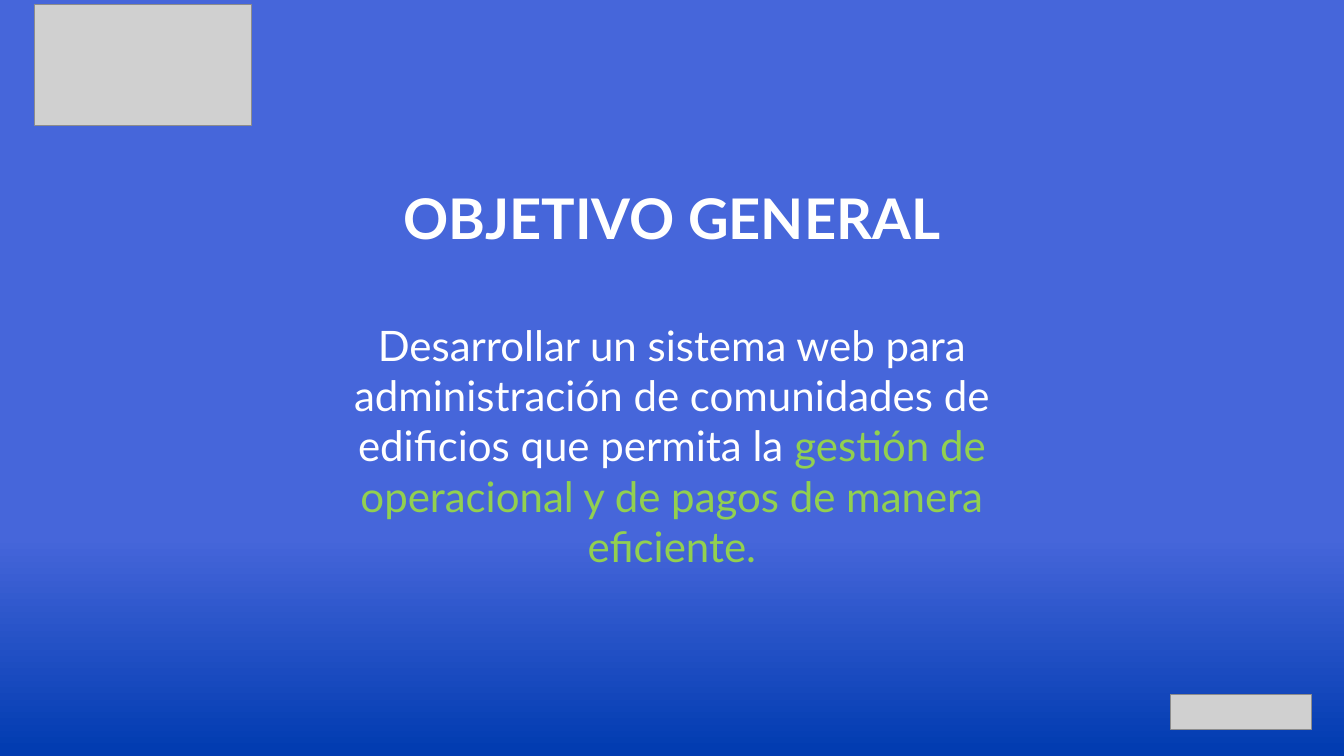
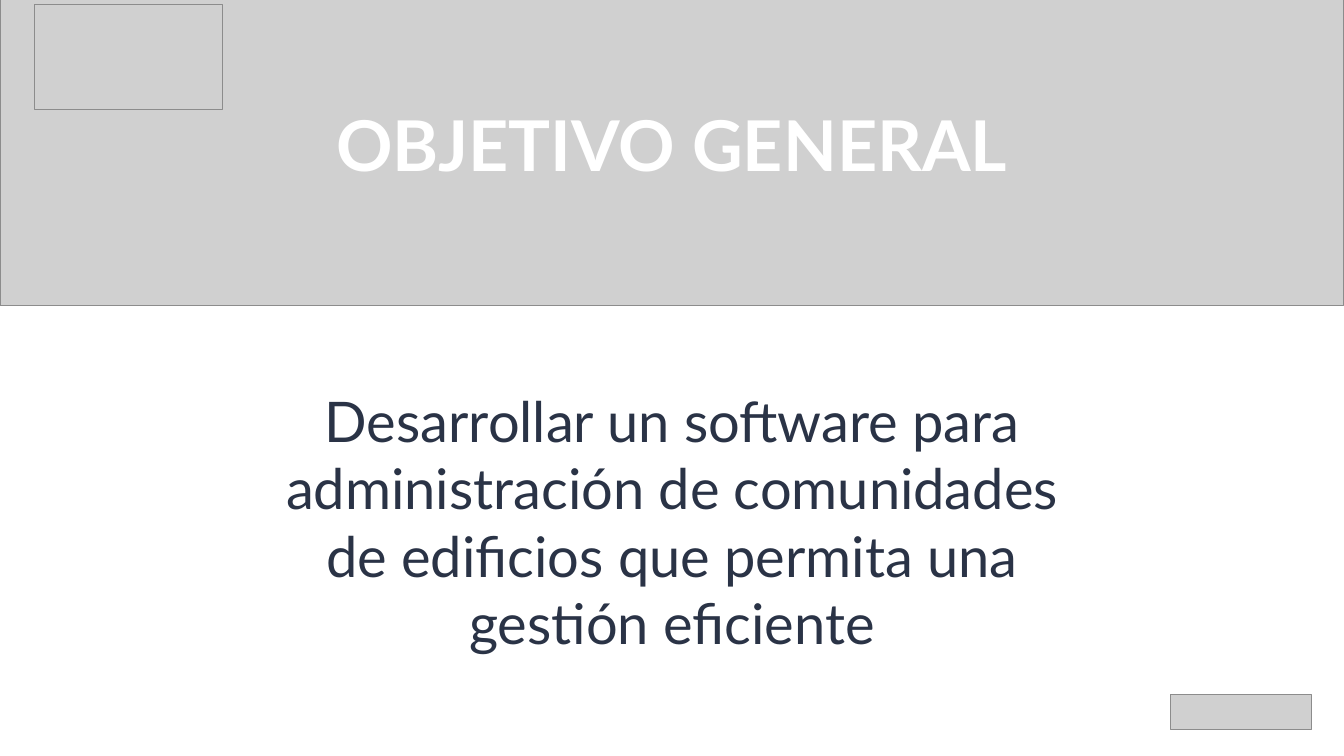
Before and after one commit to jorsandoval/IntDUC24, a slide deck: slide 6 of Fase 3/Evidencias Grupales/Presentacion Final Intelificio.pptx (slide 5 before the commit). Drawn at 1344x756 pixels with LibreOffice and Linux fonts; fonts in the diff are those of the drawing; grey boxes stand for pictures; background and template pictures are left out. Boxes give left, top, right and bottom in pixels: in the first picture for what was removed or moved away, otherwise in the second. Text is boxed around its words. In the diff, an @@ line names an element or a change of style, - is before the commit and + after.

```diff
--- a/Fase 3/Evidencias Grupales/Presentacion Final Intelificio.pptx
+++ b/Fase 3/Evidencias Grupales/Presentacion Final Intelificio.pptx
@@ background picture (left out) to #FFFFFF @@
@@ picture added at box(0, 0, 1344, 307) @@
@@ picture: place and size @@
-picture at box(35, 4, 252, 126)
+picture at box(35, 4, 223, 110)
@@ text "OBJETIVO GENERAL": place and size @@
-text "OBJETIVO GENERAL" at box(404, 198, 940, 240)
+text "OBJETIVO GENERAL" at box(336, 120, 1007, 171)
@@ text "OBJETIVO GENERAL" at box(336, 120, 1007, 171): size 40 to 50 pt @@
@@ text at box(286, 400, 1058, 654): text changed; size 30 to 40 pt; text colour #FFFFFF to #2A3346 @@
-Desarrollar un sistema web para administración de comunidades de edificios que permita la gestión de operacional y de pagos de manera eficiente.
+Desarrollar un software para administración de comunidades de edificios que permita una gestión eficiente
```
Also in this commit, not shown: 7 other slides changed, 8 slides added, 9 slides removed.
